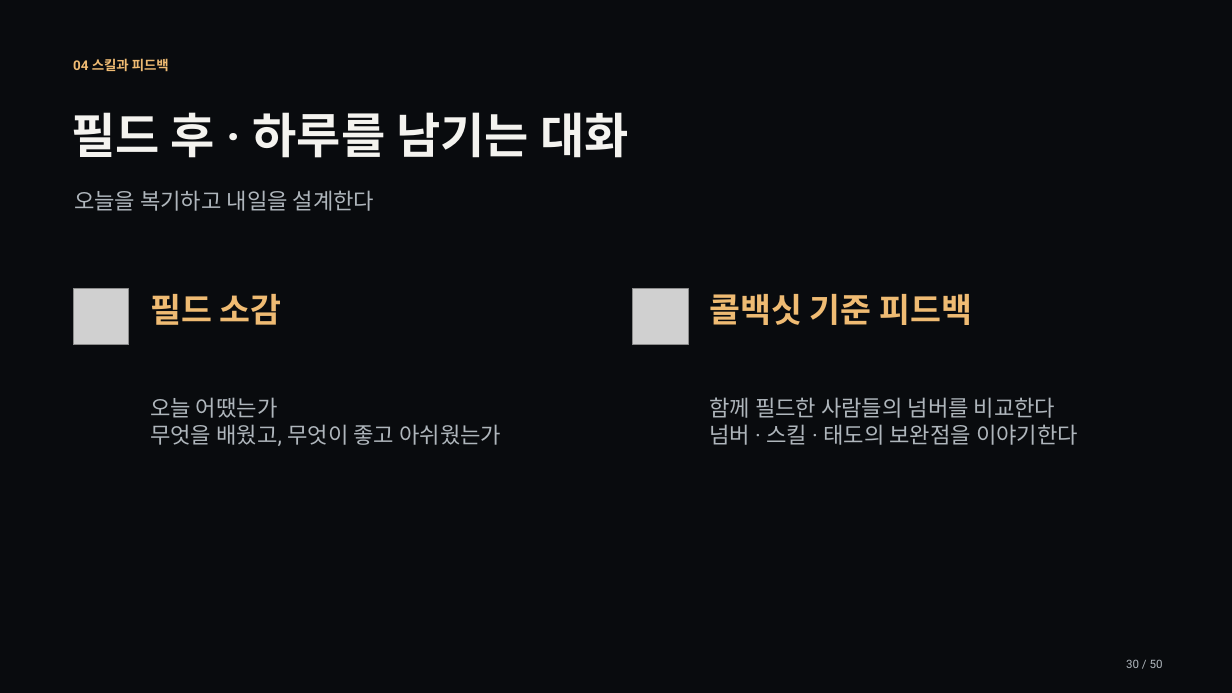
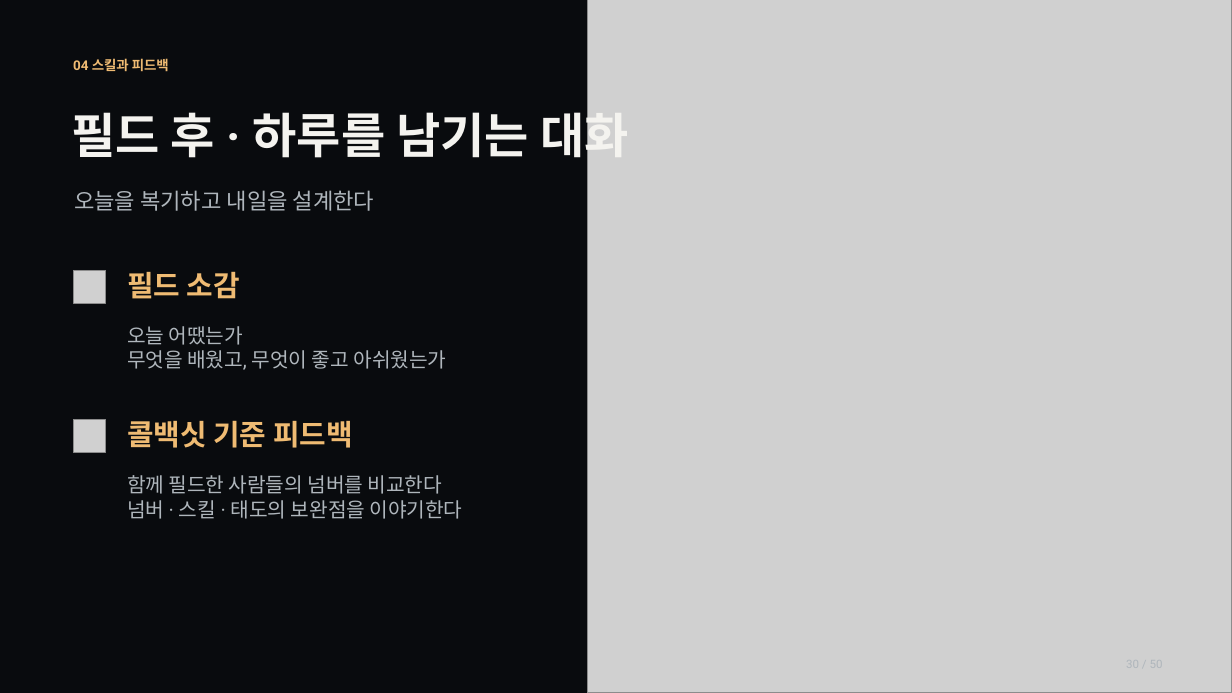
Before and after one commit to jaeyoung5178-bot/Presence, a slide deck: slide 30 of education/training/signature/training-signature.pptx. Drawn at 1232x693 pixels with LibreOffice and Linux fonts; fonts in the diff are those of the drawing; grey boxes stand for pictures; background and template pictures are left out. Boxes give left, top, right and bottom in pixels: in the first picture for what was removed or moved away, otherwise in the second. Text is boxed around its words. In the diff, an @@ line names an element or a change of style, - is before the commit and + after.

```diff
--- a/education/training/signature/training-signature.pptx
+++ b/education/training/signature/training-signature.pptx
@@ picture added at bbox=[587, 0, 1232, 693] @@
@@ text "필드 소감": place and size @@
-text "필드 소감" at bbox=[150, 294, 282, 325]
+text "필드 소감" at bbox=[127, 271, 240, 299]
@@ text "필드 소감" at bbox=[127, 271, 240, 299]: size 26.2 to 22.5 pt @@
@@ picture removed at bbox=[73, 288, 128, 344] @@
@@ picture added at bbox=[73, 271, 105, 303] @@
@@ picture removed at bbox=[632, 288, 688, 344] @@
@@ text "오늘 어땠는가": place and size @@
-text "오늘 어땠는가" at bbox=[150, 397, 501, 446]
+text "오늘 어땠는가" at bbox=[127, 326, 447, 370]
@@ text "오늘 어땠는가" at bbox=[127, 326, 447, 370]: size 17.2 to 15.8 pt @@
@@ text "콜백싯 기준 피드백" at bbox=[127, 420, 353, 448]: size 26.2 to 22.5 pt @@
@@ text "콜백싯 기준 피드백": place and size @@
-text "콜백싯 기준 피드백" at bbox=[709, 294, 973, 325]
+text "콜백싯 기준 피드백" at bbox=[127, 420, 353, 448]
@@ picture added at bbox=[73, 420, 105, 452] @@
@@ text "함께 필드한 사람들의 넘버를 비교한다" at bbox=[127, 475, 463, 519]: size 17.2 to 15.8 pt @@
@@ text "함께 필드한 사람들의 넘버를 비교한다": place and size @@
-text "함께 필드한 사람들의 넘버를 비교한다" at bbox=[709, 397, 1078, 445]
+text "함께 필드한 사람들의 넘버를 비교한다" at bbox=[127, 475, 463, 519]
@@ text removed at bbox=[1126, 659, 1163, 668] @@
-30 / 50
```
Also in this commit, not shown: 18 other slides changed, 51 other files.
